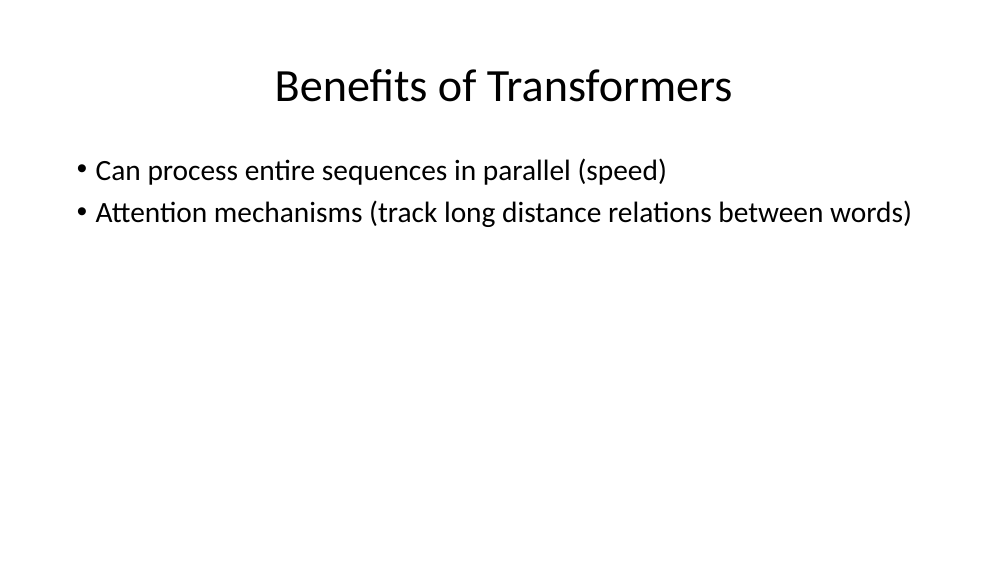
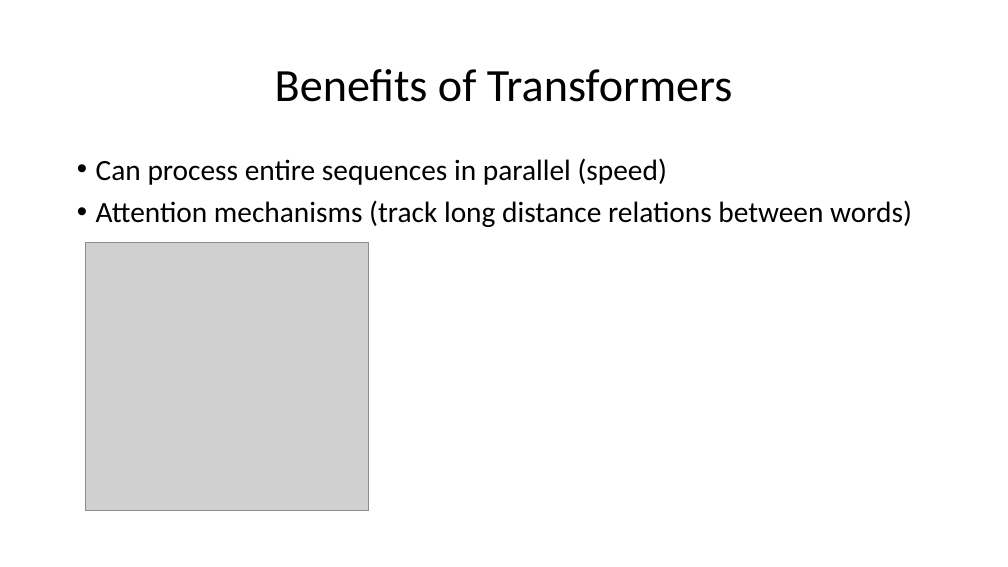
Before and after one commit to Lsnow987/document-embeddings, a slide deck: slide 3 of presentation.pptx. Drawn at 1008x567 pixels with LibreOffice and Linux fonts; fonts in the diff are those of the drawing; grey boxes stand for pictures. Boxes give left, top, right and bottom in pixels: in the first picture for what was removed or moved away, otherwise in the second. Text is boxed around its words. In the diff, an @@ line names an element or a change of style, - is before the commit and + after.

```diff
--- a/presentation.pptx
+++ b/presentation.pptx
@@ text "Can process entire sequences in ..." at [96,158,912,227]: less space between paragraphs @@
@@ picture added at [85,243,369,510] @@
```
Also in this commit, not shown: 9 other slides changed, 1 slide added.
